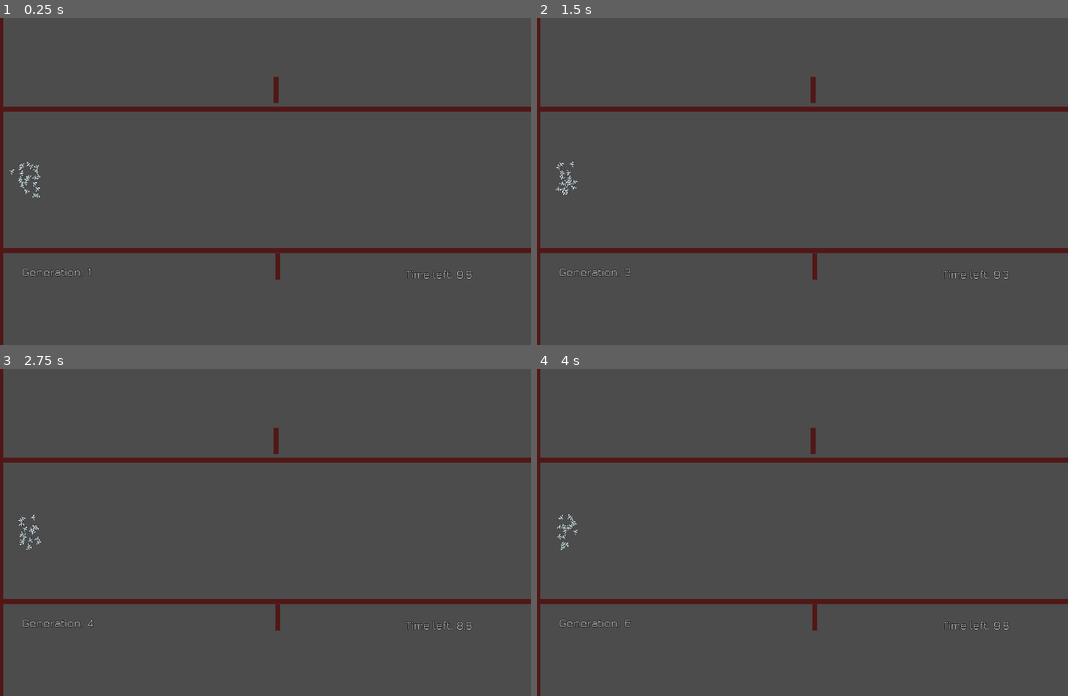
Above: before the commit, frames 1-4 (two rows, left to right).
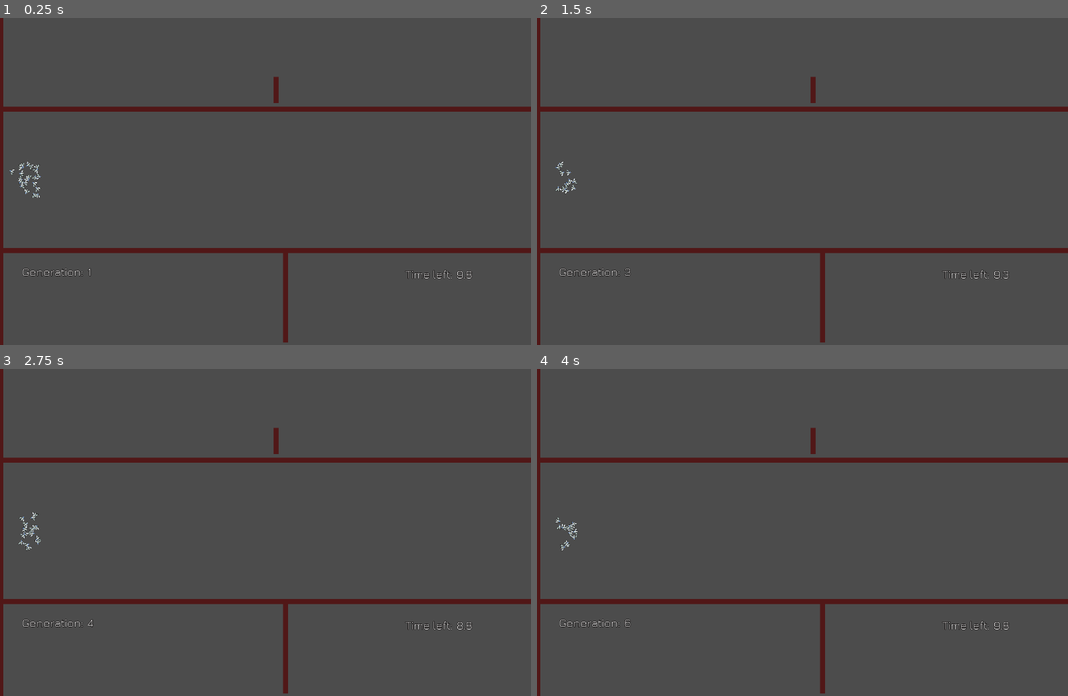
Above: after the commit, the same moments.

Repository: a0x77ry/plasmata
Game: Godot game, scene res://level1.tscn
Two runs of this game, one before a commit and one after it. Both use one fixed random seed, a clock stepped at 60 frames per second and the inputs below.
Inputs:
- Up to frame 1 (0.25 s): no input
- Up to frame 2 (1.5 s): tap Enter (ui_accept) at 0.5, 0.77 s
- Up to frame 3 (2.75 s): tap Enter (ui_accept) at 1.52 s
- Up to frame 4 (4 s): tap Enter (ui_accept) at 3.02, 3.77 s

The runs differ from the first frame. In frame 1, 0.3% of the frame differs, in the area x 51-55%, y 71-100%; in frame 2, 0.5%; in frame 3, 0.5%; in frame 4, 0.5%, in the area x 3-55%, y 44-100%.

Commit message:
Make selection stronger

Diff:
--- a/level1.tscn
+++ b/level1.tscn
@@ -30,9 +30,9 @@
 scale = Vector2( -59.7816, 0.802072 )
 
 [node name="Wall3" parent="." instance=ExtResource( 2 )]
-position = Vector2( 680, 479 )
+position = Vector2( 699, 560 )
 rotation = 1.5708
-scale = Vector2( 2, 0.802 )
+scale = Vector2( 6.88, 0.802 )
 
 [node name="Wall6" parent="." instance=ExtResource( 2 )]
 position = Vector2( 676, 47 )
--- a/scripts/main.gd
+++ b/scripts/main.gd
@@ -7,7 +7,7 @@
 var used_node_ids := []
 var genomes := [] # A list of genomes
 var generation := 0
-var init_rot = rand_range(-PI, PI)
+# var init_rot = rand_range(-PI, PI)
 
 
 func select_naive(agents):
@@ -30,6 +30,7 @@
     total_distance += pow(agent.position.x, 2.0)
     # total_distance += agent.position.x
   while _genomes.size() < ceil(agents.size() / 2.0):
+    print("Attempting to select. Generation: %s" % generation)
     for agent in agents:
       # var selection_probability = agent.position.x / total_distance
       var selection_probability = pow(agent.position.x, 2.0) / total_distance
@@ -43,16 +44,22 @@
   # print("Parent genomes size: %s" % parent_genomes.size())
   var random = RandomNumberGenerator.new()
   var parent_genomes = parent_genomes_original.duplicate()
-  var original_gens_size = parent_genomes.size()
-  print("Parent genomes size: %s" % parent_genomes.size())
+  var original_genomes_size = parent_genomes.size()
+  # print("Parent genomes size: %s" % parent_genomes.size())
   random.randomize()
   var offspring_genomes := []
-  while parent_genomes.size() >= 2:
-    var couple := [parent_genomes.pop_at(random.randi_range(0, parent_genomes.size() - 1)),
-        parent_genomes.pop_at(random.randi_range(0, parent_genomes.size() - 1))]
+  # while parent_genomes.size() >= 2:
+  #   var couple := [parent_genomes.pop_at(random.randi_range(0, parent_genomes.size() - 1)),
+  #       parent_genomes.pop_at(random.randi_range(0, parent_genomes.size() - 1))]
+  #
+  #   offspring_genomes.append_array(couple_crossover_sbx(couple, (target_polutation / original_genomes_size) * 2))
+  #   print("Number of offspring: %s" % ((target_polutation / original_genomes_size) * 2))
+  for _i in range(parent_genomes.size() / 2):
+    var couple := [parent_genomes[random.randi_range(0, parent_genomes.size() - 1)],
+        parent_genomes[random.randi_range(0, parent_genomes.size() - 1)]]
 
-    offspring_genomes.append_array(couple_crossover_sbx(couple, (target_polutation / original_gens_size) * 2))
-    # print("Number of offspring: %s" % ((target_polutation / original_gens_size) * 2))
+    offspring_genomes.append_array(couple_crossover_sbx(couple, (target_polutation / original_genomes_size) * 2))
+  #   print("Number of offspring: %s" % ((target_polutation / original_genomes_size) * 2))
   # print("Offspring genomes size after crossover: %s" % offspring_genomes.size())
   return offspring_genomes
 
@@ -93,6 +100,7 @@
       crossovered_genome["links"][i]["weight"] = offspring_link_weight_2
       crossovered_genome["links"][i]["w_shift"] = offspring_link_w_shift_2
     crossovered_genomes.append(crossovered_genome)
+  # print("Couple crossover returning %s offspring" % crossovered_genomes.size())
   return crossovered_genomes
 
 
@@ -103,13 +111,18 @@
   var mutated_genomes = parent_genomes.duplicate(true)
   for genome in mutated_genomes:
     if random.randf() < MUTATION_RATE:
-      print("Mutated")
       check = false
       for link in genome["links"]:
         if random.randf() < 1.0 / float(genome["links"].size()):
+          print("Weight Mutated")
+          print("Original: %s" % link["weight"])
           link["weight"] = random.randfn(link["weight"], MUTATION_STANDARD_DEVIATION)
+          print("Mutated: %s" % link["weight"])
         if random.randf() < 1.0 / float(genome["links"].size()):
+          print("Weight Shift Mutated")
+          print("Original: %s" % link["w_shift"])
           link["w_shift"] = random.randfn(link["w_shift"], MUTATION_STANDARD_DEVIATION)
+          print("Mutated: %s" % link["w_shift"])
 
   if check:
     for i in parent_genomes.size():
